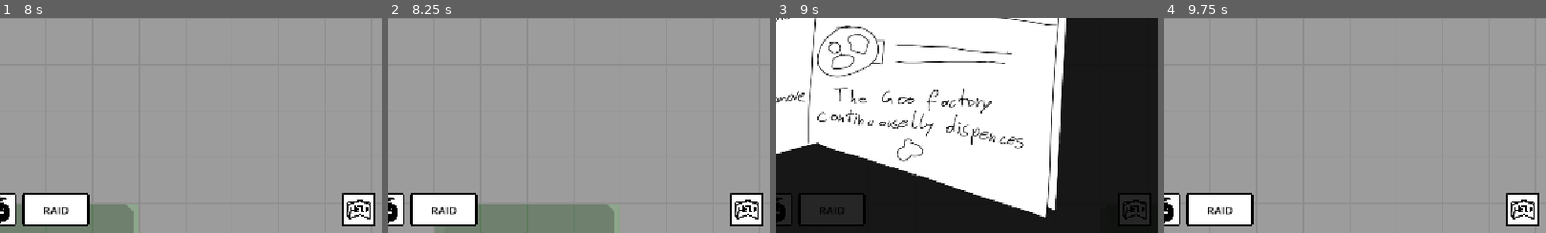
Above: before the commit, frames 1-4 (left to right).
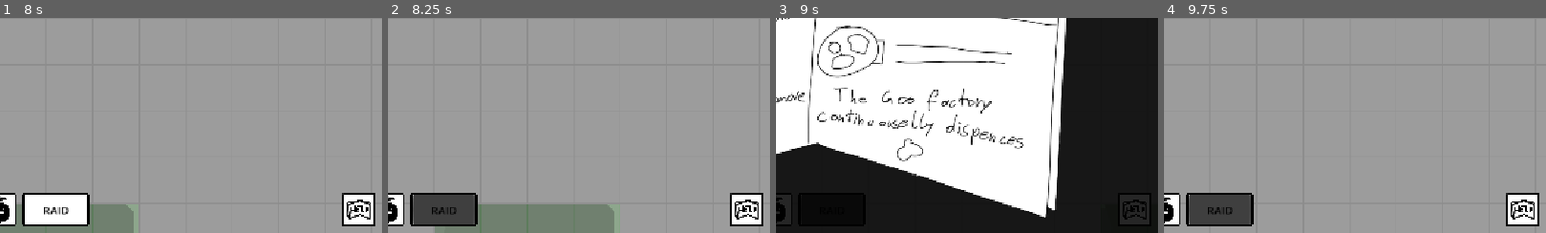
Above: after the commit, the same moments.

Repository: Schlutzkrapfen/Camara-Game
Game: Godot game, scene res://Levels/main_scene_RobertTesting.tscn
Two runs of this game, one before a commit and one after it. Both use one fixed random seed, a clock stepped at 60 frames per second and the inputs below.
Inputs (mouse positions are % of the whole screen's width and height, from its top left):
- Up to frame 1 (8 s): click (3, 95) at 0.5 s; click (8, 95) at 1.25 s; click (13, 95) at 2 s; click (19, 95) at 2.75 s; click (24, 95) at 3.5 s; click (29, 95) at 4.25 s; click (34, 95) at 5 s; click (39, 95) at 5.75 s; click (45, 95) at 6.5 s; click (50, 95) at 7.25 s
- Up to frame 2 (8.25 s): click "RAID" at 8 s
- Up to frame 3 (9 s): click (97, 95) at 8.75 s
- Up to frame 4 (9.75 s): click "X" at 9.5 s
The pictures show only the part of the screen within x 50-100%, y 50-100%; the shares and areas given below are measured in that part.

Frame 1 is identical in both runs. In frame 2, 2.2% of the frame differs, in the area x 6-23%, y 82-96%; in frame 3, 2.1%; in frame 4, 2.2%.

Commit message:
updated that combiner doesent break when adding files

Diff:
--- a/Levels/UI.tscn
+++ b/Levels/UI.tscn
@@ -12,6 +12,7 @@
 [ext_resource type="Texture2D" uid="uid://c0mcgbdmnmsld" path="res://assets/Sprites/UI/Upgrader.png" id="9_es3ur"]
 [ext_resource type="Texture2D" uid="uid://k5w5uhggcnt" path="res://assets/Sprites/UI/Aliveinator.png" id="10_1sn6u"]
 [ext_resource type="Texture2D" uid="uid://cd5llroculqao" path="res://assets/Sprites/UI/Tutorial.png" id="12_1j87n"]
+[ext_resource type="Texture2D" uid="uid://08nv7r4isnjx" path="res://assets/Sprites/UI/ButtonBase_disactived.png" id="12_mq2op"]
 
 [node name="UI" type="CanvasLayer" unique_id=1117017474]
 
@@ -268,6 +269,7 @@
 custom_minimum_size = Vector2(100, 50)
 layout_mode = 2
 texture_normal = ExtResource("1_l0ruv")
+texture_disabled = ExtResource("12_mq2op")
 ignore_texture_size = true
 stretch_mode = 0
 
--- a/Levels/main_scene_RobertTesting.tscn
+++ b/Levels/main_scene_RobertTesting.tscn
@@ -222,5 +222,3 @@
 metadata/_custom_type_script = "uid://do8dom7rcdpjx"
 
 [connection signal="is_okay_to_build" from="CheckIfBuild" to="MainTailMap" method="check_building"]
-
-[editable path="UI"]
--- a/script/globals/GameManager.gd
+++ b/script/globals/GameManager.gd
@@ -99,6 +99,7 @@
 		curSettlement.queue_free()
 	curSettlement = newSettlement
 	curSettlementIndex += 1
+	btn_Raid.disabled = true
 	# MISSING -> Set Producing Goo to ON!
 
 func _input(event: InputEvent) -> void:
--- a/script/spawner.gd
+++ b/script/spawner.gd
@@ -59,8 +59,6 @@
 	return true
 ## Returns true if the building still needs an item of this item's type.
 func needs_item(factory: BuildData, item: Node2D,position) -> bool:
-	print(position)
-	print(factory.input_tile)
 	if len(factory.resource_refrence.input) == 0:
 		return true
 	if factory.input_tile.has(position):
Binary file added: assets/Sprites/UI/ButtonBase_disactived.png
Not shown, added: assets/Sprites/UI/ButtonBase_disactived.png.import
